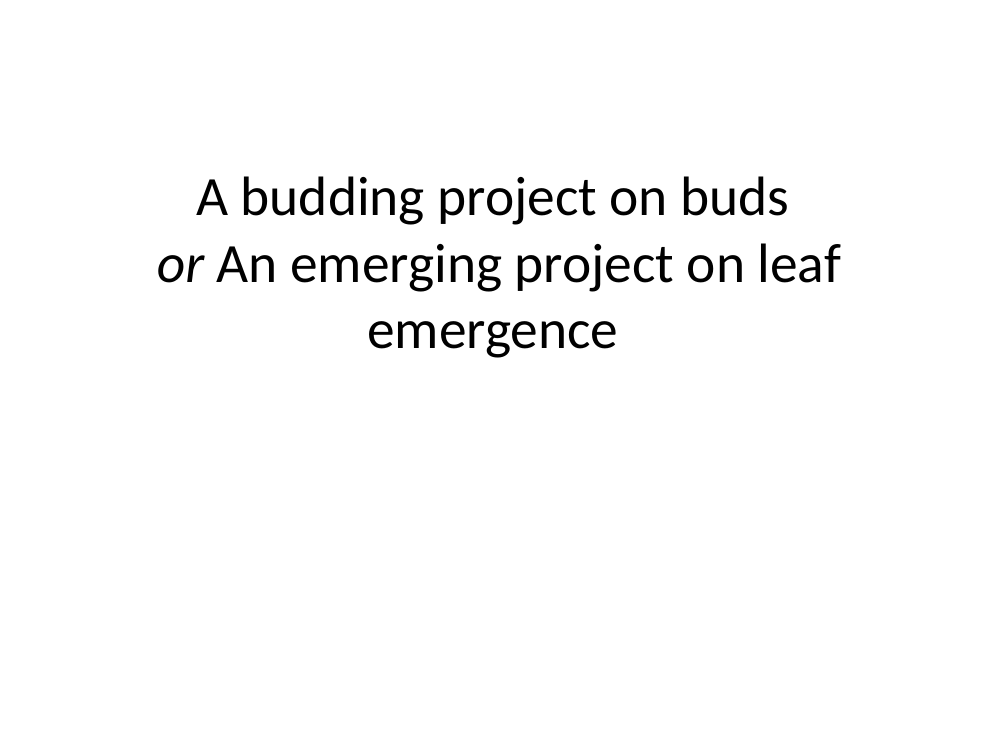
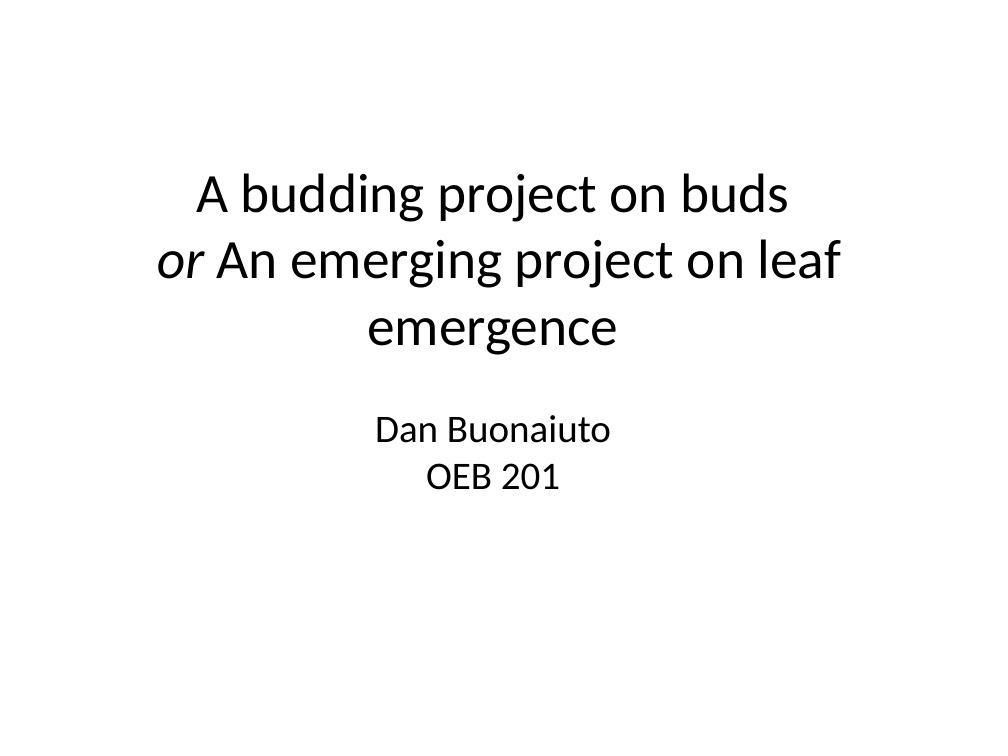
Before and after one commit to dbuona/twoohonebuds, a slide deck: slide 1 of 201update.pptx. Drawn at 1008x756 pixels with LibreOffice and Linux fonts; fonts in the diff are those of the drawing. Boxes give left, top, right and bottom in pixels: in the first picture for what was removed or moved away, otherwise in the second. Text is boxed around its words. In the diff, an @@ line names an element or a change of style, - is before the commit and + after.

```diff
--- a/201update.pptx
+++ b/201update.pptx
@@ title at (x1=157, y1=173, x2=841, y2=490): text changed @@
-A budding project on buds
-or An emerging project on leaf emergence
+A budding project on buds
+or An emerging project on leaf emergence
+Dan Buonaiuto
+OEB 201
```
Also in this commit, not shown: 3 other slides changed, 5 slides added, 2 slides removed, 5 other files.
